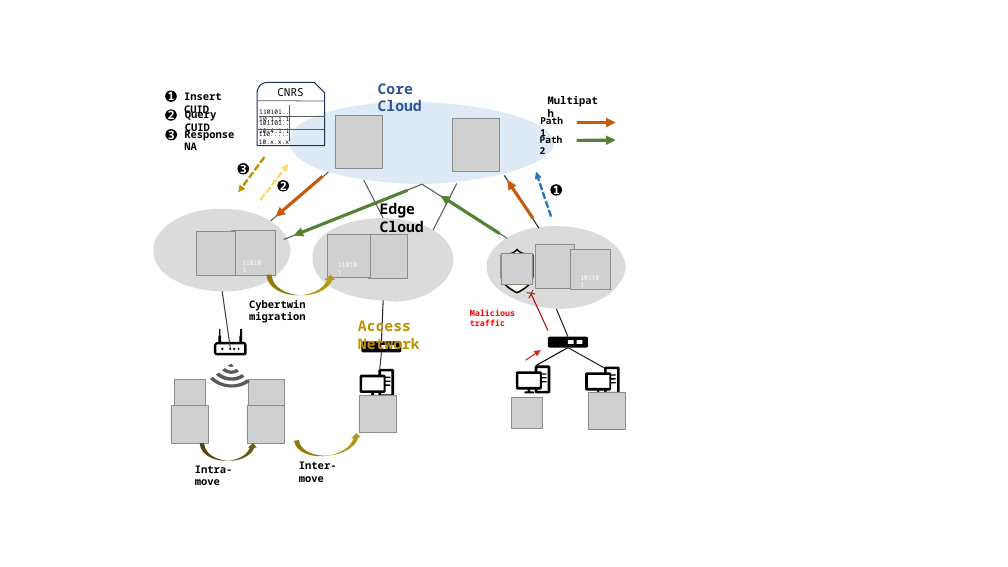
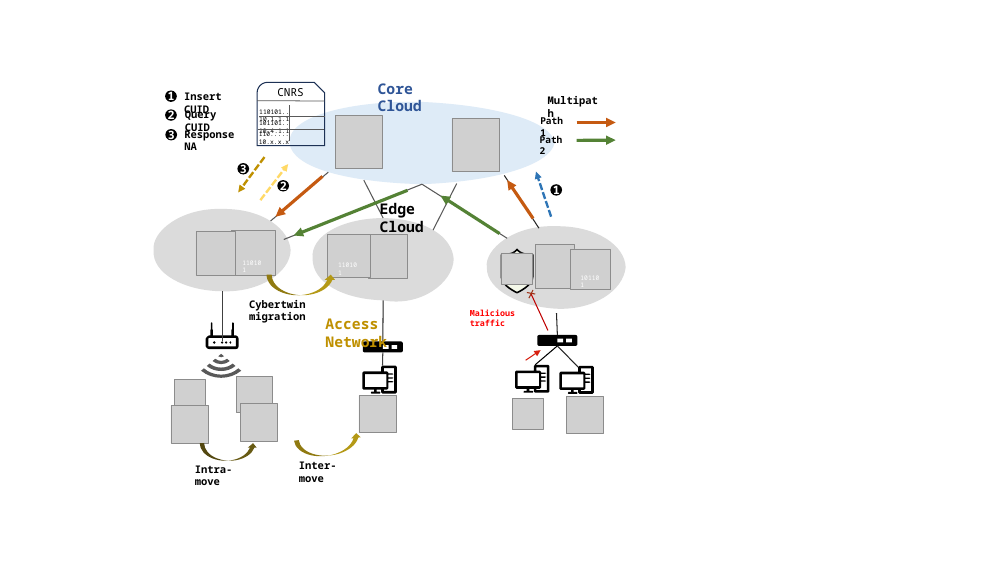
Before and after one commit to myk12/CybertwinSimPlot, a slide deck: slide 2 of arch/CybertwinSimArch.pptx. Drawn at 1008x567 pixels with LibreOffice and Linux fonts; fonts in the diff are those of the drawing; grey boxes stand for pictures; background and template pictures are left out. Boxes give left, top, right and bottom in pixels: in the first picture for what was removed or moved away, otherwise in the second. Text is boxed around its words. In the diff, an @@ line names an element or a change of style, - is before the commit and + after.

Commit message:
feat: Add CybertwinSim Architecture Figure

```diff
--- a/arch/CybertwinSimArch.pptx
+++ b/arch/CybertwinSimArch.pptx
@@ line moved from (231, 348) - (222, 291) to (222, 341) - (222, 291) @@
@@ freeform shape: place and size @@
-freeform shape at (214,329,247,355)
+freeform shape at (206,322,238,349)
@@ text "Access Network": place and size @@
-text "Access Network" at (358,318,420,353)
+text "Access Network" at (325,318,387,352)
@@ line moved from (568, 337) - (557, 309) to (557, 335) - (557, 313) @@
@@ freeform shape at (201,354,241,380): rotation 184 to 180 degrees; outline redrawn @@
@@ line moved from (382, 352) - (380, 369) to (383, 352) - (383, 366) @@
@@ line moved from (568, 348) - (536, 365) to (557, 346) - (535, 365) @@
@@ line moved from (568, 348) - (604, 368) to (557, 346) - (578, 368) @@
@@ 2 rectangles, 1 rounded rectangle: place and size @@
-2 rectangles, 1 rounded rectangle at (548,337,588,347)
+2 rectangles, 1 rounded rectangle at (538,335,578,346)
@@ picture: place and size @@
-picture at (249,380,285,416)
+picture at (237,377,273,413)
@@ freeform shape at (362,366,397,394): outline redrawn @@
@@ freeform shape at (515,365,550,393): outline redrawn @@
@@ freeform shape: place and size @@
-freeform shape at (585,367,620,395)
+freeform shape at (560,366,594,394)
@@ picture: place and size @@
-picture at (247,406,284,443)
+picture at (240,404,278,441)
@@ picture: place and size @@
-picture at (588,392,625,429)
+picture at (566,396,603,433)
```
Also in this commit, not shown: 4 other slides changed, 16 slides added.
